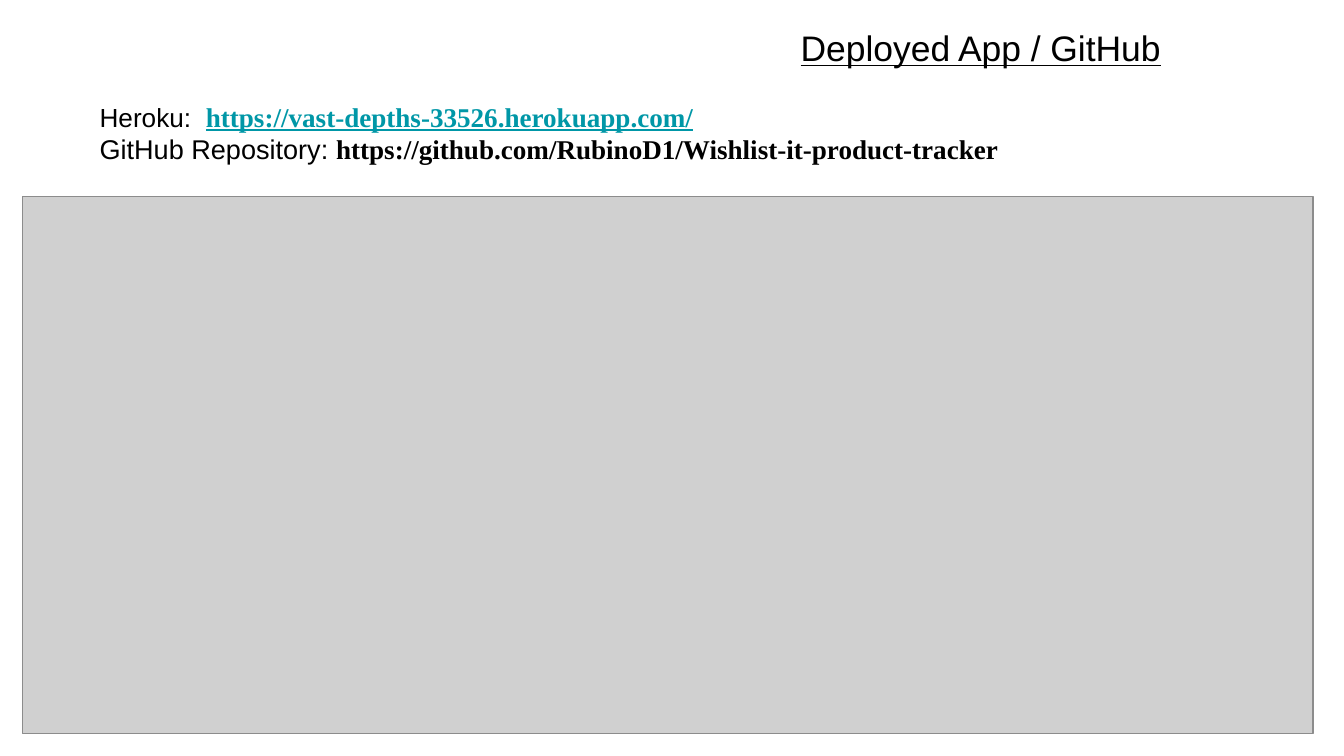
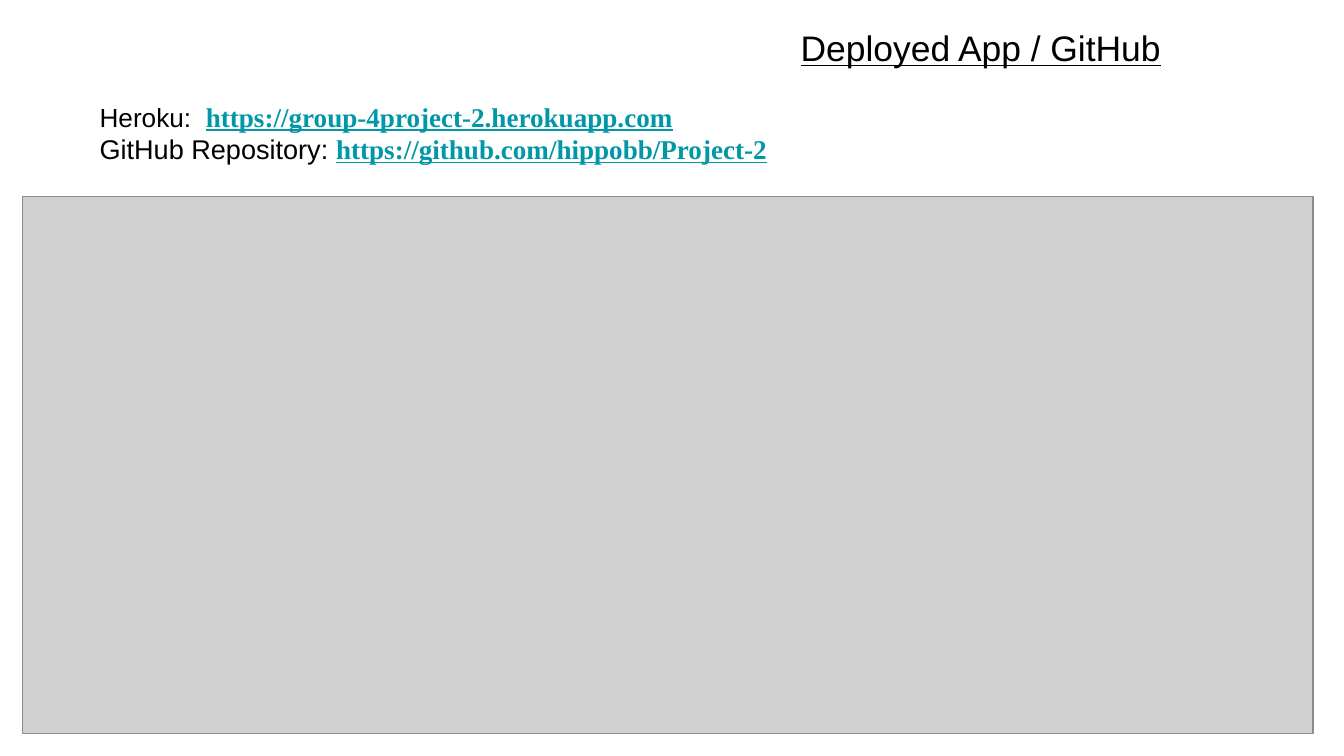
Before and after one commit to hippobb/Project-2, a slide deck: slide 9 of Group Project 2 .pptx. Drawn at 1344x756 pixels with LibreOffice and Linux fonts; fonts in the diff are those of the drawing; grey boxes stand for pictures. Boxes give left, top, right and bottom in pixels: in the first picture for what was removed or moved away, otherwise in the second. Text is boxed around its words. In the diff, an @@ line names an element or a change of style, - is before the commit and + after.

```diff
--- a/Group Project 2 .pptx
+++ b/Group Project 2 .pptx
@@ text at (100, 108, 767, 165): text changed; text colour #000000 to #0097A7 @@
-Heroku: https://vast-depths-33526.herokuapp.com/
-GitHub Repository: https://github.com/RubinoD1/Wishlist-it-product-tracker
+Heroku: https://group-4project-2.herokuapp.com
+GitHub Repository: https://github.com/hippobb/Project-2
```
Also in this commit, not shown: 1 other slide changed.
